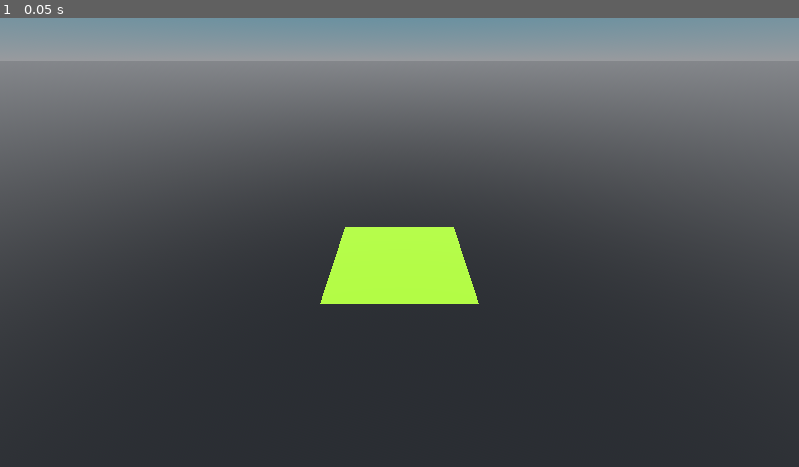
Above: before the commit, frame 1.
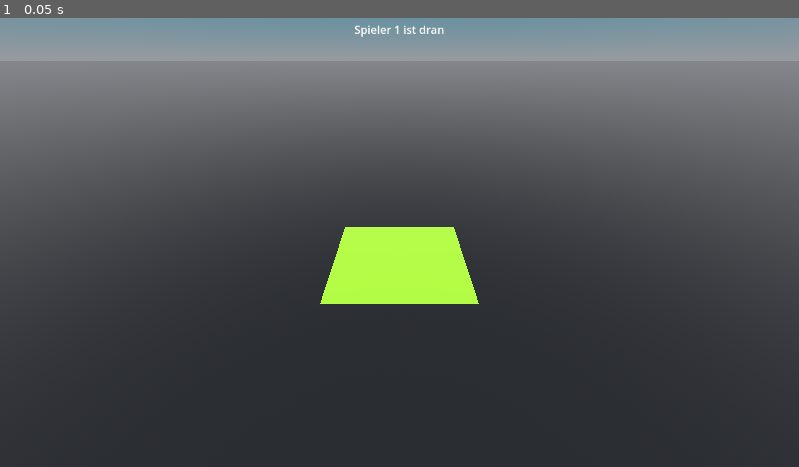
Above: after the commit, the same moment.

Repository: Mineorbit/Quarto
Game: Godot game, scene res://game.tscn
Two runs of this game, one before a commit and one after it. Both use one fixed random seed, a clock stepped at 60 frames per second and the inputs below.
Inputs:
- Up to frame 1 (0.05 s): no input

The runs differ from the first frame. In frame 1, 0.1% of the frame differs, in the area x 44-56%, y 1-5%.
Error in both runs: Attempt to call function 'get_line' in base 'null instance' on a null instance. (res://game.gd:11)

Commit message:
more design done

Diff:
--- a/card/CardFieldValue.tscn
+++ b/card/CardFieldValue.tscn
@@ -1,6 +1,7 @@
 [gd_scene format=3 uid="uid://d3yxgbw61136p"]
 
 [node name="CardFieldValue" type="Label"]
+custom_minimum_size = Vector2(120, 0)
 anchors_preset = 15
 anchor_right = 1.0
 anchor_bottom = 1.0
--- a/card/CardInformation.tscn
+++ b/card/CardInformation.tscn
@@ -1,7 +1,4 @@
-[gd_scene load_steps=3 format=3 uid="uid://b06ycuqcc5odt"]
-
-[ext_resource type="PackedScene" uid="uid://bvjqy0oa2kejr" path="res://card/CardFieldLabel.tscn" id="1_epr62"]
-[ext_resource type="PackedScene" uid="uid://d3yxgbw61136p" path="res://card/CardFieldValue.tscn" id="2_jirx6"]
+[gd_scene format=3 uid="uid://b06ycuqcc5odt"]
 
 [node name="CardInformation" type="VBoxContainer"]
 anchors_preset = 15
@@ -30,10 +27,3 @@
 [node name="GridContainer" type="GridContainer" parent="Stats"]
 layout_mode = 2
 columns = 2
-
-[node name="CardFieldLabel" parent="Stats/GridContainer" instance=ExtResource("1_epr62")]
-custom_minimum_size = Vector2(500, 3.14)
-layout_mode = 2
-
-[node name="CardFieldValue" parent="Stats/GridContainer" instance=ExtResource("2_jirx6")]
-layout_mode = 2
--- a/card/card.gd
+++ b/card/card.gd
@@ -3,8 +3,17 @@
 @onready var card_field_label = preload("res://card/CardFieldLabel.tscn")
 @onready var card_field_value = preload("res://card/CardFieldValue.tscn")
 @onready var card_name_label = $SubViewport/CardInformation/Name
+@onready var card_stats = $SubViewport/CardInformation/Stats/GridContainer
 
+var card_values = {}
 
 func initialize_card(card_name,card_values):
-	print("Test")
 	card_name_label.text = card_name
+	self.card_values = card_values
+	for item in card_values:
+		var card_stat_label = card_field_label.instantiate()
+		card_stat_label.text = str(item)
+		card_stats.add_child(card_stat_label)
+		var card_stat_value = card_field_value.instantiate()
+		card_stat_value.text = str(card_values[item])
+		card_stats.add_child(card_stat_value)
--- a/game.tscn
+++ b/game.tscn
@@ -44,3 +44,24 @@
 
 [node name="View" type="Camera3D" parent="World/CameraHinge"]
 transform = Transform3D(1, 0, 0, 0, 0.84946936, 0.527638, 0, -0.527638, 0.84946936, 2.3841858e-07, 2.600467, 3.7138128)
+
+[node name="UI" type="Control" parent="."]
+layout_mode = 3
+anchors_preset = 15
+anchor_right = 1.0
+anchor_bottom = 1.0
+grow_horizontal = 2
+grow_vertical = 2
+
+[node name="CurrentPlayer" type="Label" parent="UI"]
+layout_mode = 1
+anchors_preset = 5
+anchor_left = 0.5
+anchor_right = 0.5
+offset_left = -65.0
+offset_right = 65.0
+offset_bottom = 34.0
+grow_horizontal = 2
+text = "Spieler 1 ist dran"
+horizontal_alignment = 1
+vertical_alignment = 1
